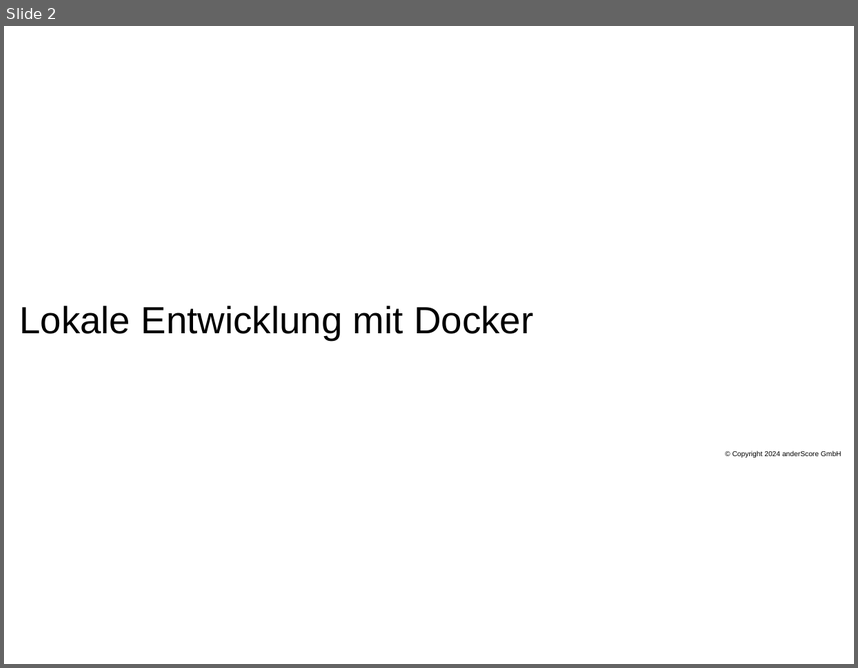
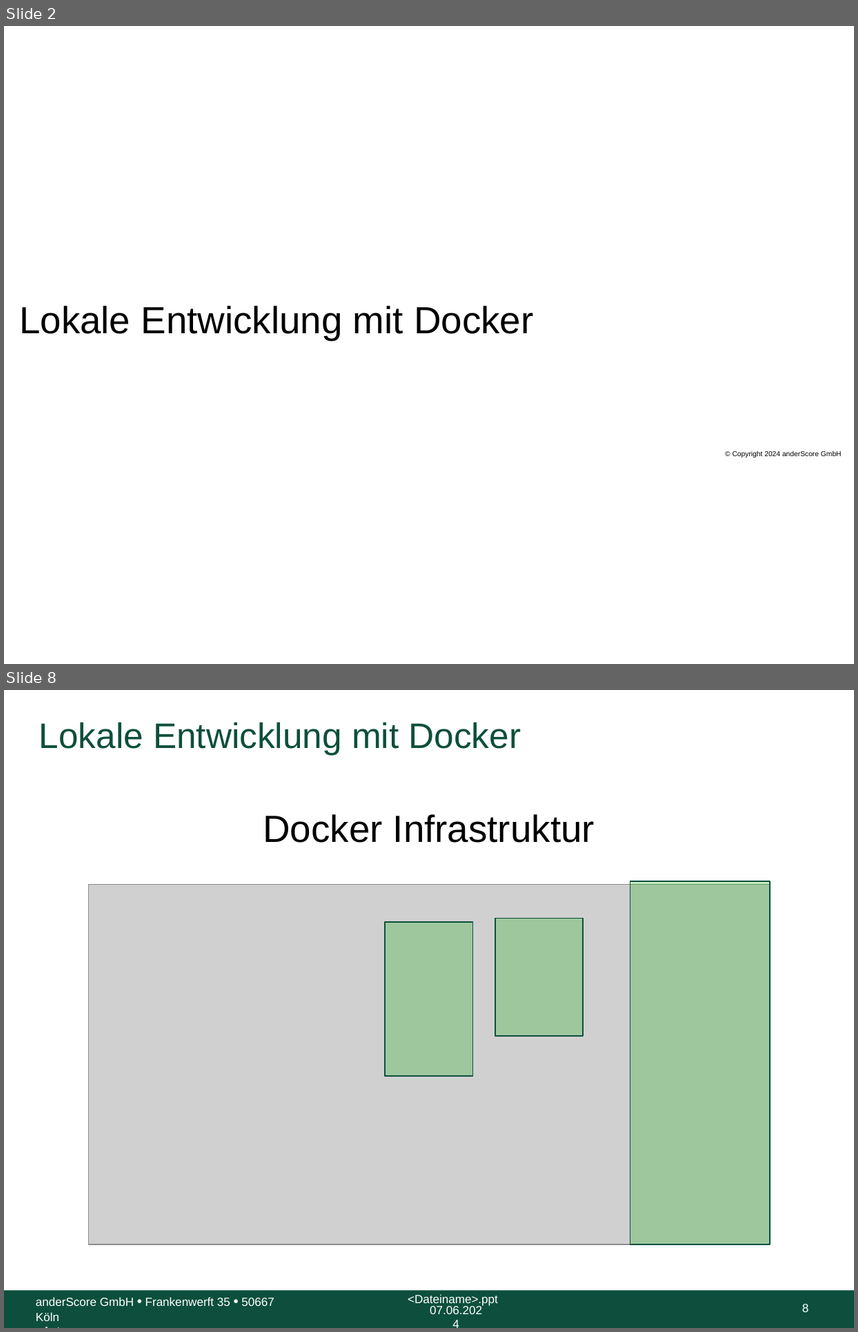
Before and after one commit to anderscore-gmbh/gitlab, a slide deck: slides/Tag-3_2-Docker.pptx. Shown one above the other, each under a label of ours: slide 2 before the commit, slides 2 and 8 after it; the slides between them are not shown. The pictures are 858x668 and 858x1332 pixels, drawn with LibreOffice and Linux fonts; fonts in the diff are those of the drawing; grey boxes stand for pictures; background and template pictures are left out. Boxes give left, top, right and bottom in pixels: in the first picture for what was removed or moved away, otherwise in the second. Text is boxed around its words. In the diff, an @@ line names an element or a change of style, - is before the commit and + after.

Commit message:
Verbesserungen Tag 3-2 Docker

```diff
--- a/slides/Tag-3_2-Docker.pptx
+++ b/slides/Tag-3_2-Docker.pptx
@@ slide 8 added at (4, 690, 854, 1328), background #FFFFFF @@
@@ title added at (39, 722, 522, 755), 30 pt, text #0D4F3C @@
+Lokale Entwicklung mit Docker
@@ text added at (263, 814, 595, 842), 32 pt, text #000000 @@
+Docker Infrastruktur
@@ picture added at (88, 885, 770, 1244) @@
@@ rectangle added at (631, 881, 770, 1244), fill #00AE00 at 24% opacity, outline #0D4F3C 1 pt @@
@@ rectangle added at (385, 922, 473, 1076), fill #00AE00 at 24% opacity, outline #0D4F3C 1 pt @@
@@ rectangle added at (495, 918, 583, 1035), fill #00AE00 at 24% opacity, outline #0D4F3C 1 pt @@
@@ rectangle added at (4, 1290, 854, 1328), fill #0D4F3C @@
@@ text added at (36, 1297, 274, 1321), 10 pt, text #FFFFFF @@
+anderScore GmbH • Frankenwerft 35 • 50667 Köln
+<Autor>
@@ text added at (408, 1294, 498, 1305), 10 pt, text #FFFFFF @@
+<Dateiname>.ppt
@@ text added at (430, 1305, 482, 1314), 10 pt, text #FFFFFF @@
+07.06.2024
@@ page number added at (802, 1303, 809, 1312), 10 pt, text #FFFFFF @@
+8
```
Also in this commit, not shown: 32 slides changed, 2 other files.
